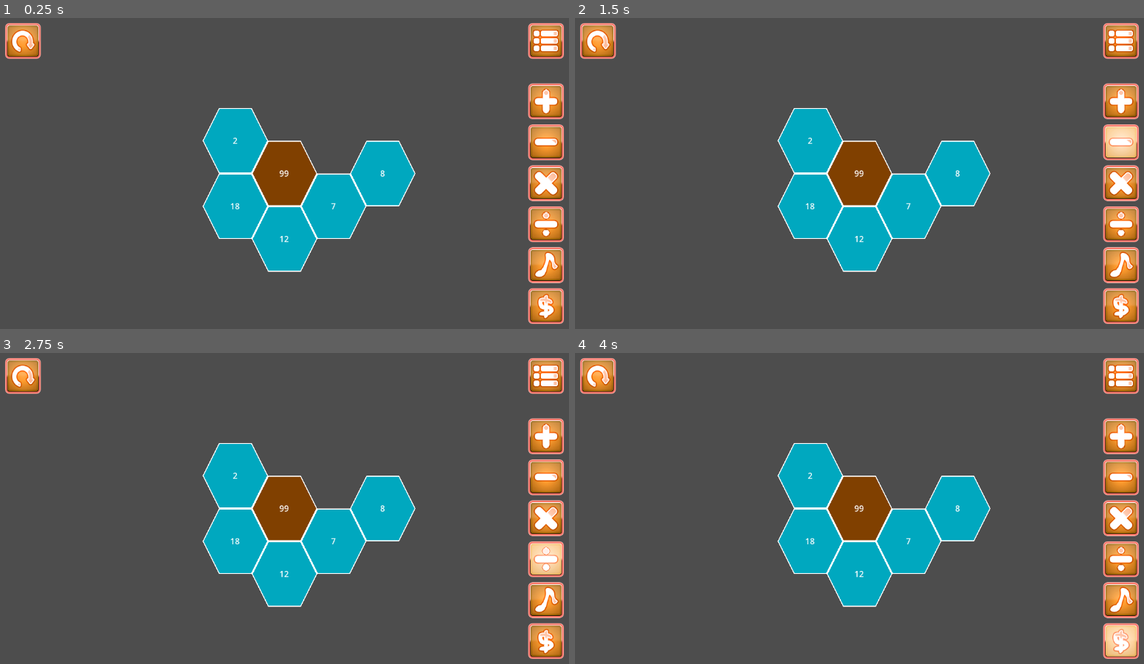
Above: before the commit, frames 1-4 (two rows, left to right).
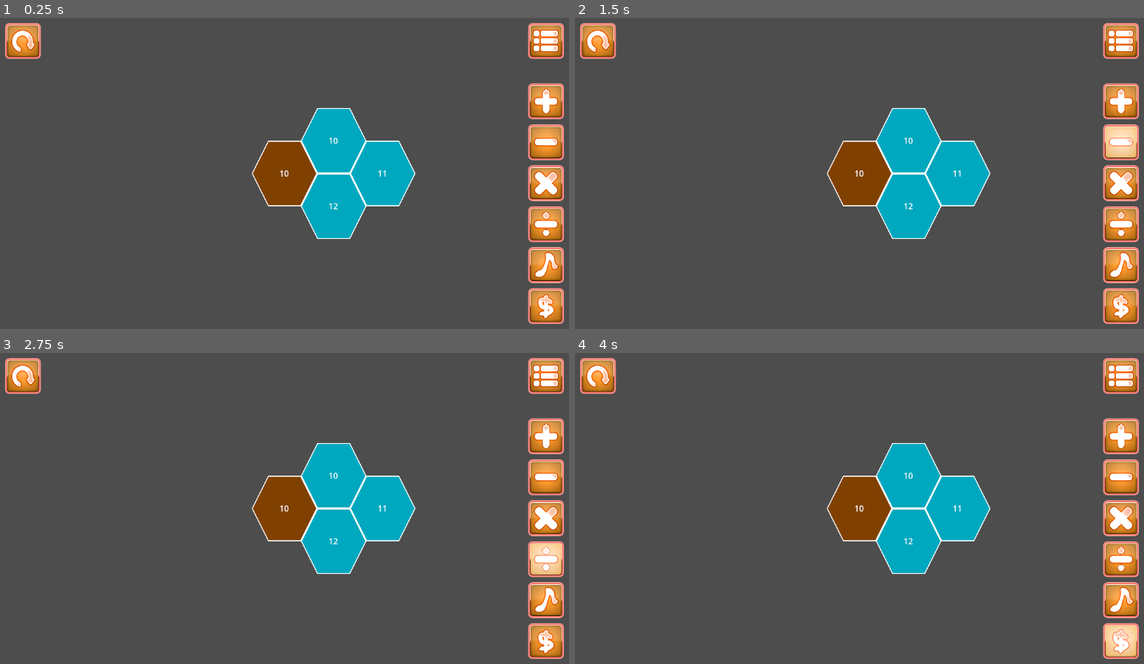
Above: after the commit, the same moments.

Repository: Wholffe/HexaMath
Game: Godot game, scene res://levels/test_level.tscn
The game is run twice, just before and just after one commit, with the same random seed, the same clock (stepped at 60 frames per second) and the same inputs.
Inputs (mouse positions are in pixels of both pictures, inside the frame that each line leads up to):
- Up to frame 1 (0.25 s): no input
- Up to frame 2 (1.5 s): click (1121, 101) at 0.5 s; click (1121, 142) at 1.25 s
- Up to frame 3 (2.75 s): click (546, 558) at 2 s
- Up to frame 4 (4 s): click (1121, 598) at 2.75 s; click (1121, 642) at 3.5 s

The runs differ from the first frame. In frame 1, 7.4% of the frame differs, in the area x 35-68%, y 28-82%; in frame 2, 7.4%; in frame 3, 7.4%; in frame 4, 7.4%.

Commit message:
remove TileMap and replace with scene-based hexagon instances for levels

Diff:
--- a/hexa-math/grid_elements/hexagon.tscn
+++ b/hexa-math/grid_elements/hexagon.tscn
@@ -23,7 +23,7 @@
 
 [node name="NumberLabel" type="Label" parent="CenterContainer"]
 layout_mode = 2
-text = "Number"
+text = "<Number>"
 
 [connection signal="input_event" from="." to="." method="_on_input_event"]
 [connection signal="mouse_entered" from="." to="." method="_on_mouse_entered"]
--- a/hexa-math/grid_elements/player.tscn
+++ b/hexa-math/grid_elements/player.tscn
@@ -29,4 +29,3 @@
 
 [node name="Camera2D" type="Camera2D" parent="."]
 position_smoothing_enabled = true
-position_smoothing_speed = 50.0
--- a/hexa-math/levels/test_level.tscn
+++ b/hexa-math/levels/test_level.tscn
@@ -1,56 +1,30 @@
-[gd_scene load_steps=9 format=3 uid="uid://6jfah6v0vki1"]
+[gd_scene load_steps=4 format=3 uid="uid://6jfah6v0vki1"]
 
 [ext_resource type="PackedScene" uid="uid://c20wuk2lmfbrw" path="res://grid_elements/hexagon.tscn" id="1_xurn8"]
-[ext_resource type="Script" path="res://scripts/tile_set_parser.gd" id="2_oxxan"]
 [ext_resource type="PackedScene" uid="uid://s4xogb4x557x" path="res://grid_elements/player.tscn" id="3_hsnqf"]
 [ext_resource type="PackedScene" uid="uid://0wcraqo1j4bx" path="res://ui/ui.tscn" id="4_ns2wa"]
 
-[sub_resource type="TileSetScenesCollectionSource" id="TileSetScenesCollectionSource_ktq5c"]
-scenes/1/scene = ExtResource("1_xurn8")
-
-[sub_resource type="TileSet" id="TileSet_vy6uv"]
-tile_shape = 3
-tile_offset_axis = 1
-tile_size = Vector2i(128, 128)
-sources/0 = SubResource("TileSetScenesCollectionSource_ktq5c")
-
-[sub_resource type="TileSetScenesCollectionSource" id="TileSetScenesCollectionSource_raysv"]
-scenes/1/scene = ExtResource("3_hsnqf")
-
-[sub_resource type="TileSet" id="TileSet_0okkb"]
-tile_shape = 3
-tile_offset_axis = 1
-tile_size = Vector2i(128, 128)
-sources/0 = SubResource("TileSetScenesCollectionSource_raysv")
-
 [node name="TestLevel" type="Node2D"]
-
-[node name="TileMapLayers" type="Node2D" parent="."]
-script = ExtResource("2_oxxan")
-
-[node name="NonPlayerLayer" type="TileMapLayer" parent="TileMapLayers"]
-use_parent_material = true
-tile_map_data = PackedByteArray(0, 0, 0, 0, 1, 0, 0, 0, 0, 0, 0, 0, 1, 0, 1, 0, 1, 0, 0, 0, 0, 0, 0, 0, 1, 0, 2, 0, 1, 0, 0, 0, 0, 0, 0, 0, 1, 0, 3, 0, 0, 0, 0, 0, 0, 0, 0, 0, 1, 0, 0, 0, 0, 0, 0, 0, 0, 0, 0, 0, 1, 0)
-tile_set = SubResource("TileSet_vy6uv")
-
-[node name="PlayerLayer" type="TileMapLayer" parent="TileMapLayers"]
-tile_map_data = PackedByteArray(0, 0, 1, 0, 0, 0, 0, 0, 0, 0, 0, 0, 1, 0)
-tile_set = SubResource("TileSet_0okkb")
 
 [node name="UI" parent="." instance=ExtResource("4_ns2wa")]
 
-[connection signal="input_event" from="TileMapLayers/NonPlayerLayer/HexagonNode2D" to="TileMapLayers/NonPlayerLayer/HexagonNode2D" method="_on_input_event"]
-[connection signal="mouse_entered" from="TileMapLayers/NonPlayerLayer/HexagonNode2D" to="TileMapLayers/NonPlayerLayer/HexagonNode2D" method="_on_mouse_entered"]
-[connection signal="mouse_exited" from="TileMapLayers/NonPlayerLayer/HexagonNode2D" to="TileMapLayers/NonPlayerLayer/HexagonNode2D" method="_on_mouse_exited"]
-[connection signal="input_event" from="TileMapLayers/NonPlayerLayer/@Area2D@66562" to="TileMapLayers/NonPlayerLayer/@Area2D@66562" method="_on_input_event"]
-[connection signal="mouse_entered" from="TileMapLayers/NonPlayerLayer/@Area2D@66562" to="TileMapLayers/NonPlayerLayer/@Area2D@66562" method="_on_mouse_entered"]
-[connection signal="mouse_exited" from="TileMapLayers/NonPlayerLayer/@Area2D@66562" to="TileMapLayers/NonPlayerLayer/@Area2D@66562" method="_on_mouse_exited"]
-[connection signal="input_event" from="TileMapLayers/NonPlayerLayer/@Area2D@66563" to="TileMapLayers/NonPlayerLayer/@Area2D@66563" method="_on_input_event"]
-[connection signal="mouse_entered" from="TileMapLayers/NonPlayerLayer/@Area2D@66563" to="TileMapLayers/NonPlayerLayer/@Area2D@66563" method="_on_mouse_entered"]
-[connection signal="mouse_exited" from="TileMapLayers/NonPlayerLayer/@Area2D@66563" to="TileMapLayers/NonPlayerLayer/@Area2D@66563" method="_on_mouse_exited"]
-[connection signal="input_event" from="TileMapLayers/NonPlayerLayer/@Area2D@66564" to="TileMapLayers/NonPlayerLayer/@Area2D@66564" method="_on_input_event"]
-[connection signal="mouse_entered" from="TileMapLayers/NonPlayerLayer/@Area2D@66564" to="TileMapLayers/NonPlayerLayer/@Area2D@66564" method="_on_mouse_entered"]
-[connection signal="mouse_exited" from="TileMapLayers/NonPlayerLayer/@Area2D@66564" to="TileMapLayers/NonPlayerLayer/@Area2D@66564" method="_on_mouse_exited"]
-[connection signal="input_event" from="TileMapLayers/NonPlayerLayer/@Area2D@66565" to="TileMapLayers/NonPlayerLayer/@Area2D@66565" method="_on_input_event"]
-[connection signal="mouse_entered" from="TileMapLayers/NonPlayerLayer/@Area2D@66565" to="TileMapLayers/NonPlayerLayer/@Area2D@66565" method="_on_mouse_entered"]
-[connection signal="mouse_exited" from="TileMapLayers/NonPlayerLayer/@Area2D@66565" to="TileMapLayers/NonPlayerLayer/@Area2D@66565" method="_on_mouse_exited"]
+[node name="Player" parent="." instance=ExtResource("3_hsnqf")]
+position = Vector2(224, 136)
+current_number = 10
+
+[node name="Startfields" type="Node2D" parent="."]
+position = Vector2(320, 200)
+
+[node name="HexagonNode2D2" parent="Startfields" instance=ExtResource("1_xurn8")]
+position = Vector2(0, -128)
+random_value = false
+current_number = 10
+
+[node name="HexagonNode2D3" parent="Startfields" instance=ExtResource("1_xurn8")]
+position = Vector2(96, -64)
+random_value = false
+current_number = 11
+
+[node name="HexagonNode2D" parent="Startfields" instance=ExtResource("1_xurn8")]
+random_value = false
+current_number = 12
--- a/hexa-math/project.godot
+++ b/hexa-math/project.godot
@@ -19,6 +19,14 @@
 
 Utils="*res://scripts/utils.gd"
 
+[input]
+
+left_click={
+"deadzone": 0.5,
+"events": [null, Object(InputEventMouseButton,"resource_local_to_scene":false,"resource_name":"","device":-1,"window_id":0,"alt_pressed":false,"shift_pressed":false,"ctrl_pressed":false,"meta_pressed":false,"button_mask":0,"position":Vector2(0, 0),"global_position":Vector2(0, 0),"factor":1.0,"button_index":1,"canceled":false,"pressed":false,"double_click":false,"script":null)
+]
+}
+
 [rendering]
 
 textures/canvas_textures/default_texture_filter=0
--- a/hexa-math/scripts/hexagon.gd
+++ b/hexa-math/scripts/hexagon.gd
@@ -1,37 +1,44 @@
 extends Area2D
-class_name HexagonNode2D
+
+@export var random_value: bool = true
+@export var current_number: int = 1
 
 const MIN_NUMBER: int = 1
 const MAX_NUMBER: int = 20
-const FRAME_MOUSE_ENTERED: int = 2
-const FRAME_MOUSE_EXITED: int = 3
+const BASE_FRAME: int = 3
+const HOVER_FRAME: int = 2
 
-var rng: RandomNumberGenerator = RandomNumberGenerator.new()
+var rng: RandomNumberGenerator = Utils.rng
 var is_clickable: bool = false
 
+@onready var number_label: Label = $CenterContainer/NumberLabel
 @onready var sprite: Sprite2D = $Sprite2D
-@onready var label: Label = $CenterContainer/NumberLabel
 
-# Called when the node enters the scene tree for the first time.
 func _ready() -> void:
-	update_label_value()
+	set_starting_label()
 
-func update_label_value() -> void:
-	label.text = str(rng.randi_range(MIN_NUMBER,MAX_NUMBER))
+func set_starting_label() -> void:
+	if random_value:
+		number_label.text = str(get_random_number())
+	else:
+		number_label.text = str(current_number)
 
-func set_is_clickable() -> void:
-	var current_pos = Vector2i(1,0)
-	var distance_to_player_pos = current_pos-Utils.player_current_pos
-	if distance_to_player_pos in Utils.valid_moving_vectors:
-		is_clickable = true
+func get_random_number() -> int:
+	return rng.randi_range(MIN_NUMBER,MAX_NUMBER)
 
-func _on_input_event(_viewport: Node, event: InputEvent, _shape_idx: int) -> void:
-	if event is InputEventMouseButton and event.is_pressed():
-		Utils.player_add.emit(int(label.text))
+func move_to_player() -> void:
+	self.global_position = Utils.player_position
 
 func _on_mouse_entered() -> void:
-	set_is_clickable()
-	sprite.frame = FRAME_MOUSE_ENTERED
+	sprite.frame = HOVER_FRAME
+	is_clickable = true
 
 func _on_mouse_exited() -> void:
-	sprite.frame = FRAME_MOUSE_EXITED
+	sprite.frame = BASE_FRAME
+	is_clickable = false
+
+func _on_input_event(viewport: Node, event: InputEvent, shape_idx: int) -> void:
+	if event.is_action_pressed("left_click"):
+		Utils.player_add.emit(self.current_number)
+		Utils.move_player_to.emit(self.global_position)
+		queue_free()
--- a/hexa-math/scripts/player.gd
+++ b/hexa-math/scripts/player.gd
@@ -1,23 +1,27 @@
 extends Area2D
 
-@onready var label: Label = $CenterContainer/NumberLabel
+@export var current_number: int = 99
+@onready var number_label: Label = $CenterContainer/NumberLabel
 
-# Called when the node enters the scene tree for the first time.
 func _ready() -> void:
-	Utils.player_add.connect(Callable(self,"add_number_to_player"))
-	label.text = str(Utils.player_current_number)
+	Utils.move_player_to.connect(Callable(self,"move_player_to"))
+	Utils.player_add.connect(Callable(self,"player_add"))
 
-# Called every frame. 'delta' is the elapsed time since the previous frame.
-func _process(delta: float) -> void:
+func _process(_delta: float) -> void:
 	update_player_label()
 
-func update_player_label() -> void:
-	label.text = str(Utils.player_current_number)
+func update_player_label():
+	number_label.text = str(current_number)
 
-func add_number_to_player(number: int) -> void:
-	Utils.player_current_number += number
-	set_new_pos()
+func player_add(value: int):
+	current_number += value
 
-func set_new_pos() -> void:
-	var current_pos = self.global_position
-	Utils.player_move_to_current_mouse_pos.emit(current_pos)
+func move_player_to(position: Vector2):
+	create_new_hexagon(self.global_position)
+	self.global_position = position
+
+func create_new_hexagon(position: Vector2i):
+	var new_hexagon = preload("res://grid_elements/hexagon.tscn")
+	var new_hexagon_instance = new_hexagon.instantiate()
+	new_hexagon_instance.global_position = self.global_position
+	get_parent().add_child(new_hexagon_instance)
--- a/hexa-math/scripts/tile_set_parser.gd
+++ /dev/null
@@ -1,30 +0,0 @@
-extends Node2D
-class_name TileSetParser
-
-@export var current_player_number: int = 99
-@onready var non_player_layer: TileMapLayer = $NonPlayerLayer
-@onready var player_layer: TileMapLayer = $PlayerLayer
-
-# Called when the node enters the scene tree for the first time.
-func _ready() -> void:
-	var player_current_pos = player_layer.get_used_cells()[0]
-
-	Utils.non_player_pos = non_player_layer.get_used_cells()
-	Utils.player_current_number = current_player_number
-	Utils.player_move_to_current_mouse_pos.connect(Callable(self,"set_new_player_pos"))
-	Utils.player_current_pos = player_current_pos
-
-	print(Utils.player_current_pos)
-	print(Utils.non_player_pos)
-
-func get_mapped_pos(position: Vector2i) -> Vector2i:
-	return non_player_layer.local_to_map(position)
-
-func set_new_player_pos(old_player_pos: Vector2i) -> void:
-	var new_player_pos = get_mapped_pos(get_global_mouse_position())
-	old_player_pos = get_mapped_pos(old_player_pos)
-	non_player_layer.erase_cell(new_player_pos)
-	non_player_layer.set_cell(old_player_pos,0,Vector2i.ZERO,1)
-	player_layer.erase_cell(old_player_pos)
-	player_layer.set_cell(new_player_pos,0,Vector2i.ZERO,1)
-	Utils.player_current_pos = Vector2i(new_player_pos)
--- a/hexa-math/scripts/utils.gd
+++ b/hexa-math/scripts/utils.gd
@@ -1,17 +1,6 @@
 extends Node
 
-const valid_moving_vectors: Array[Vector2i] = [
-	Vector2i(1, 0),
-	Vector2i(1, -1),
-	Vector2i(0, 1),
-	Vector2i(0, -1),
-	Vector2i(-1, 0),
-	Vector2i(-1, 1)
-]
-
-var player_current_number: int
-var player_current_pos: Vector2i
-var non_player_pos: Array[Vector2i]
+var rng: RandomNumberGenerator = RandomNumberGenerator.new()
 
 signal player_add(value: int)
-signal player_move_to_current_mouse_pos(old_player_pos: Vector2i)
+signal move_player_to(global_position: Vector2i)
